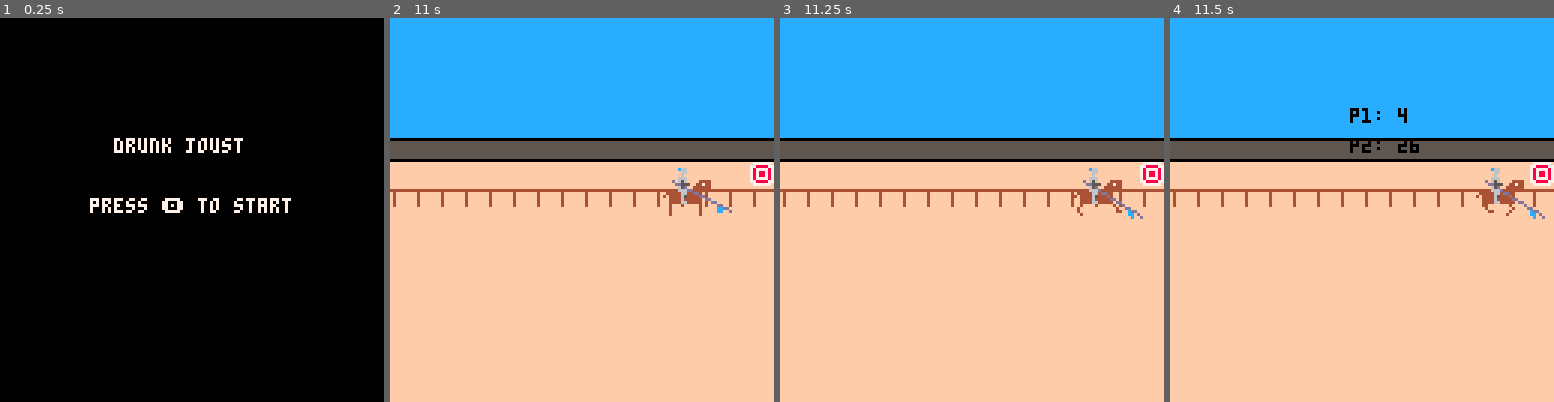
Above: before the commit, frames 1-4 (left to right).
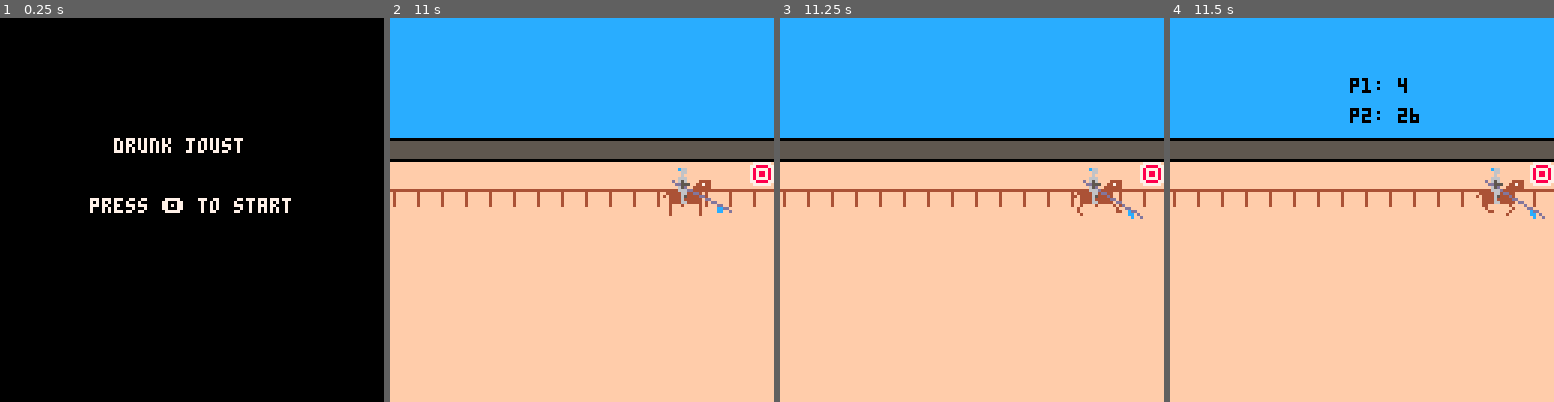
Above: after the commit, the same moments.

Repository: alstonStone/pico8_joust
Game: PICO-8 cartridge joust.p8
Two runs of this game, one before a commit and one after it. Both use one fixed random seed, a clock stepped at 60 frames per second and the inputs below.
Inputs:
- Up to frame 1 (0.25 s): no input
- Up to frame 2 (11 s): tap X (X key) at 0.33, 1.07, 1.85, 2.97, 4.08, 5.2, 6.32, 7.43, 8.55, 9.67, 10.78 s; tap O (Z key) at 0.7, 1.7, 2.1, 2.5, 2.9, 3.3, 3.7, 4.1, 4.5, 4.9, 5.3, 5.7, 6.1, 6.5, 6.9, 7.3, 7.7, 8.1, 8.5, 8.9, 9.3, 9.7, 10.1, 10.5, 10.9 s
- Up to frame 3 (11.25 s): no input
- Up to frame 4 (11.5 s): tap O (Z key) at 11.3 s

Frames 1-3 are identical in both runs. In frame 4, 0.5% of the frame differs, in the area x 46-65%, y 15-36%.

Commit message:
score display change.

Diff:
--- a/joust.p8
+++ b/joust.p8
@@ -228,8 +228,8 @@
 	map(18,0)
 	draw_p1_sv()
 	if scored==true then
-		print("p1: "..p1_total_score,60,30,0)
-		print("p2: "..p2_total_score,60,40,0)
+		print("p1: "..p1_total_score,60,20,0)
+		print("p2: "..p2_total_score,60,30,0)
 	end
 end
 
